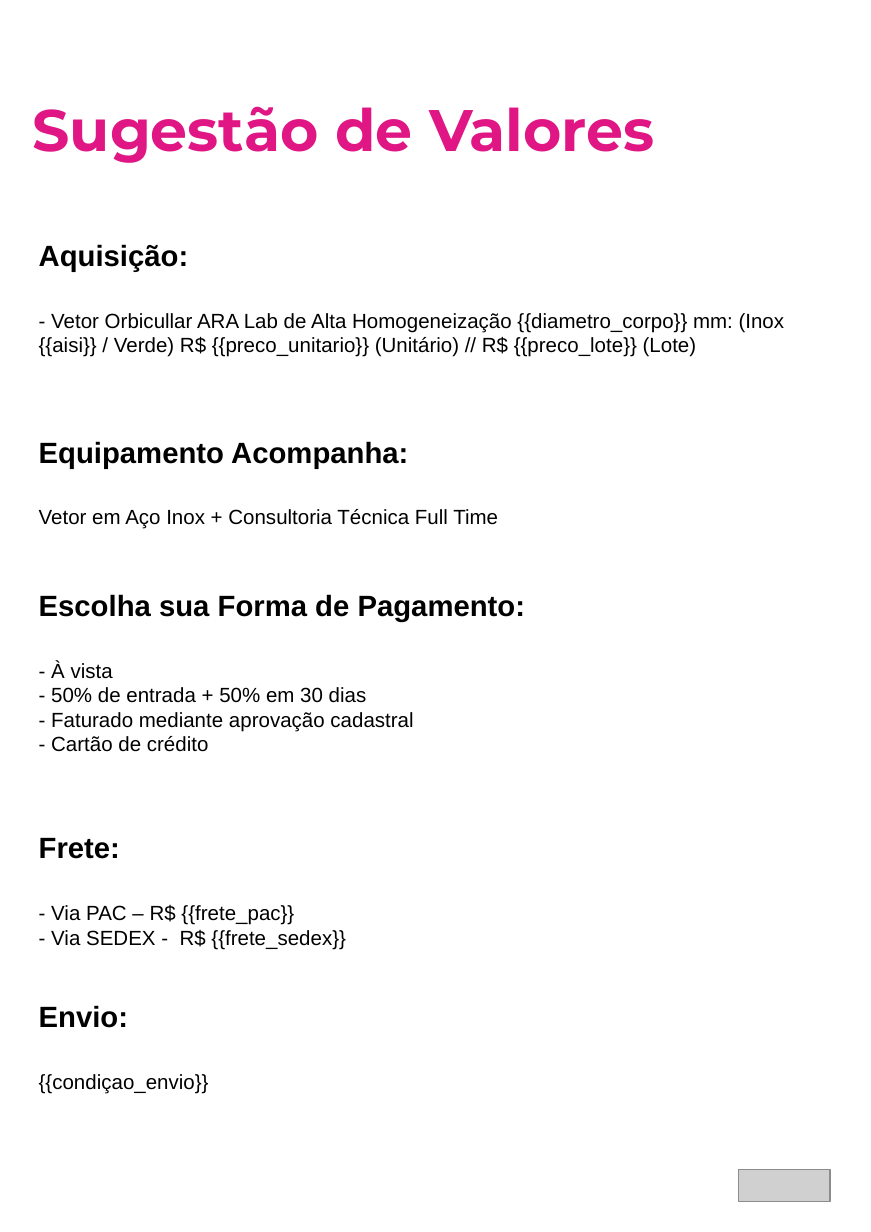
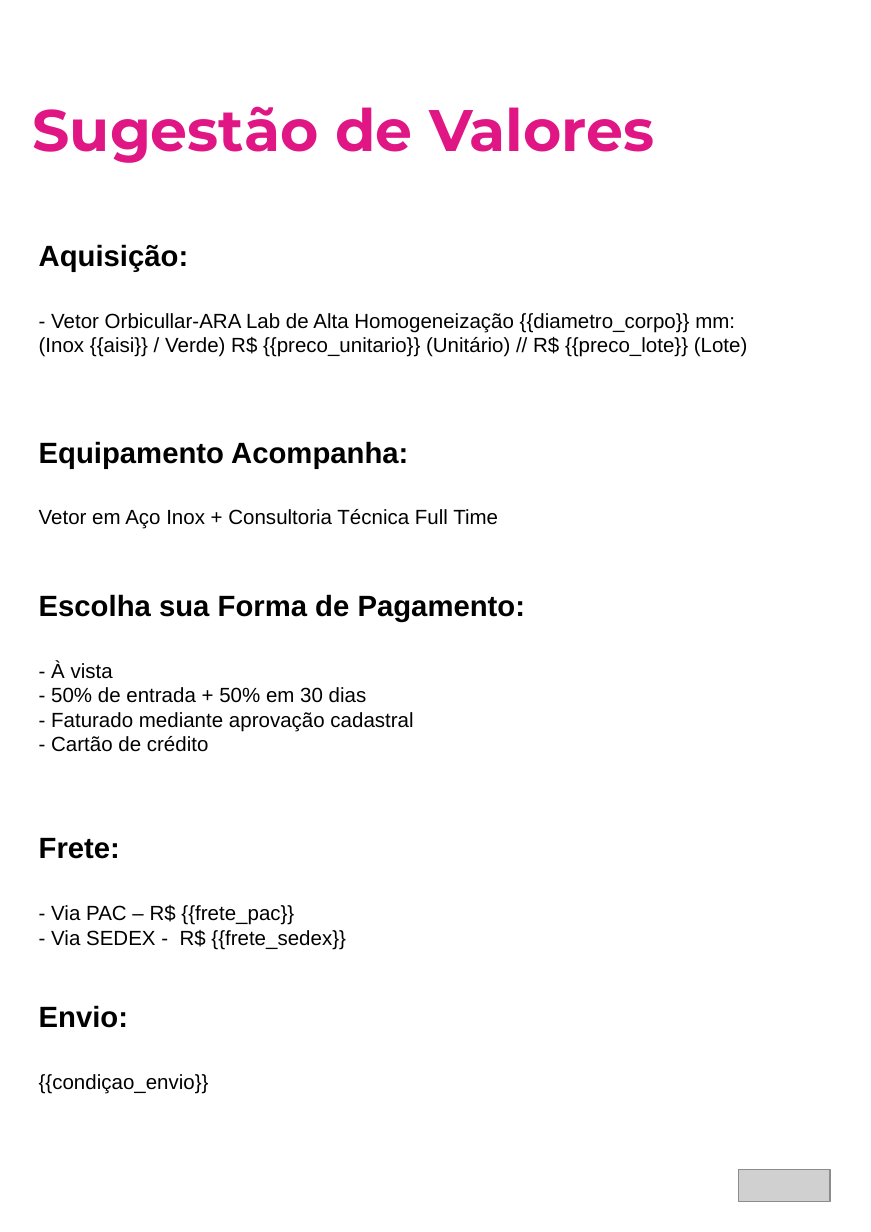
Before and after one commit to Gume123/Sistema-de-Geracao-de-Propostas-Tecnicas, a slide deck: slide 4 of templates/template_Kit-Orbicullar-ARA-Lab.pptx. Drawn at 871x1232 pixels with LibreOffice and Linux fonts; fonts in the diff are those of the drawing; grey boxes stand for pictures; background and template pictures are left out. Boxes give left, top, right and bottom in pixels: in the first picture for what was removed or moved away, otherwise in the second. Text is boxed around its words. In the diff, an @@ line names an element or a change of style, - is before the commit and + after.

```diff
--- a/templates/template_Kit-Orbicullar-ARA-Lab.pptx
+++ b/templates/template_Kit-Orbicullar-ARA-Lab.pptx
@@ text at <box>39,313,748,357</box>: text changed @@
-- Vetor Orbicullar ARA Lab de Alta Homogeneização {{diametro_corpo}} mm: (Inox {{aisi}} / Verde) R$ {{preco_unitario}} (Unitário) // R$ {{preco_lote}} (Lote)
+- Vetor Orbicullar-ARA Lab de Alta Homogeneização {{diametro_corpo}} mm: (Inox {{aisi}} / Verde) R$ {{preco_unitario}} (Unitário) // R$ {{preco_lote}} (Lote)
```
Also in this commit, not shown: 2 other slides changed, 7 other files.
